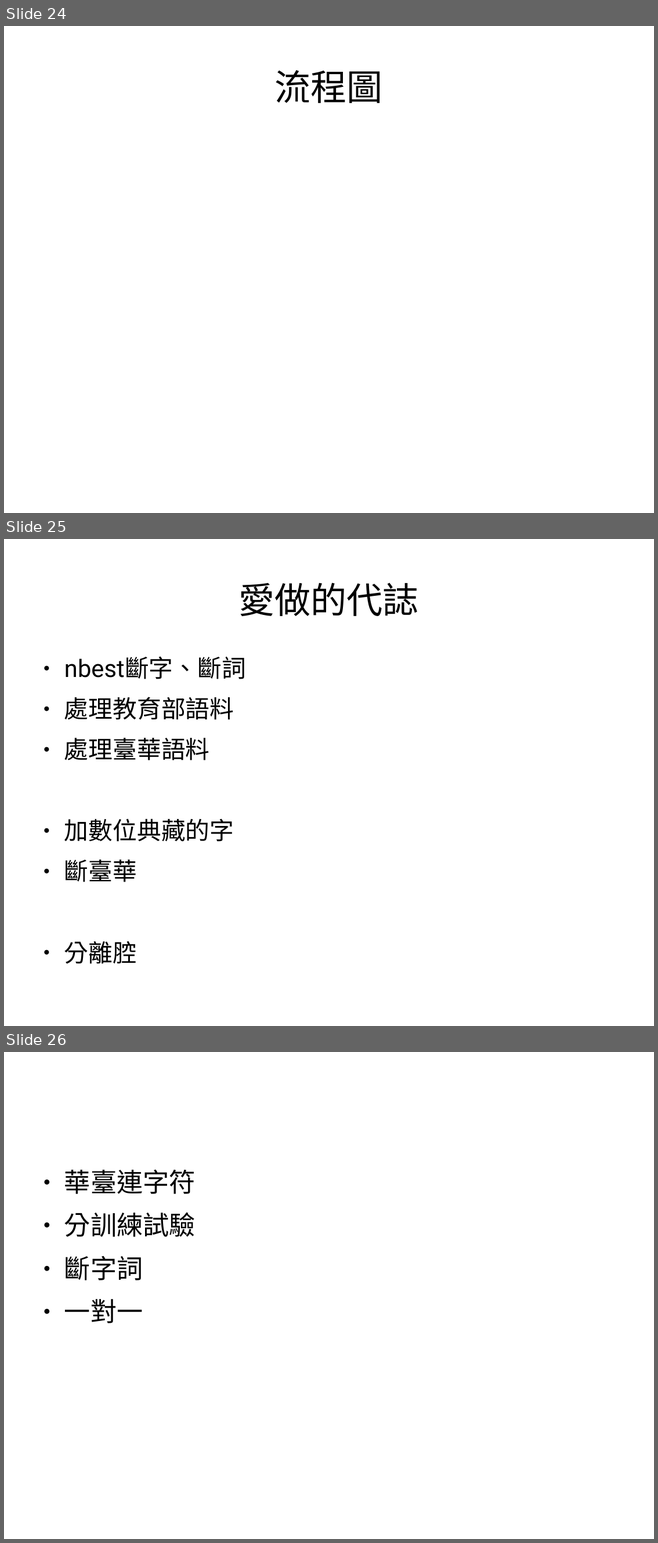
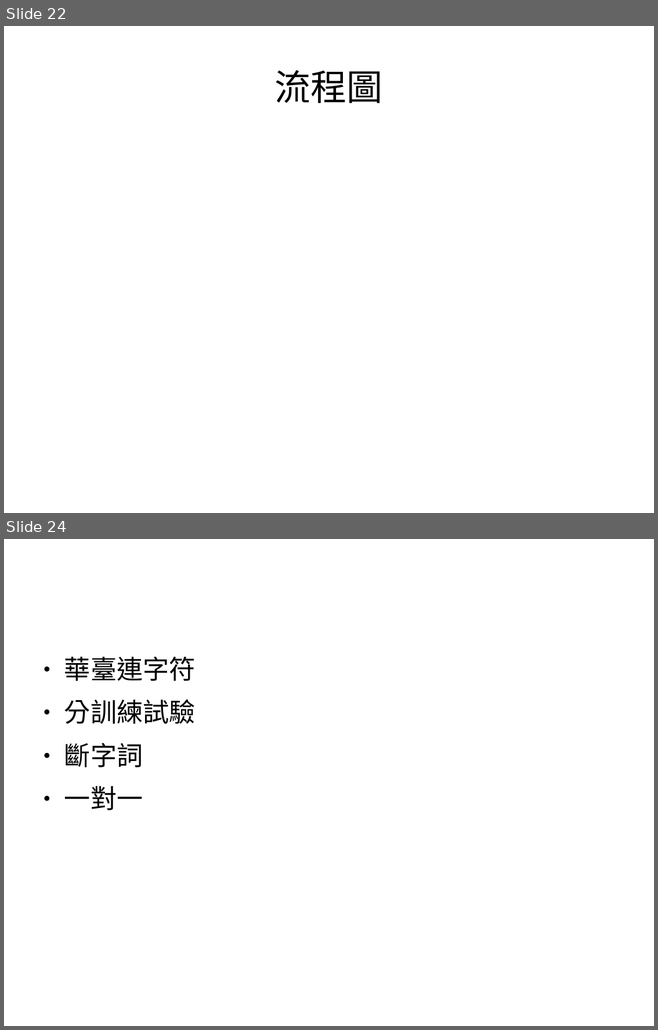
Before and after one commit to sih4sing5hong5/po3-ko3_tau5-iann2-phinn3, a slide deck: 翻譯報告.odp. Shown one above the other, each under a label of ours: slides 24, 25 and 26 before the commit, slides 22 and 24 after it; the slides between them are not shown. The pictures are 658x1543 and 658x1030 pixels, drawn with LibreOffice and Linux fonts; fonts in the diff are those of the drawing. Boxes give left, top, right and bottom in pixels: in the first picture for what was removed or moved away, otherwise in the second. Text is boxed around its words. In the diff, an @@ line names an element or a change of style, - is before the commit and + after.

```diff
--- a/翻譯報告.odp
+++ b/翻譯報告.odp
@@ slide 25 removed at (x1=4, y1=539, x2=654, y2=1026), background #FFFFFF @@
@@ title removed at (x1=239, y1=583, x2=419, y2=616) @@
-愛做的代誌
@@ text removed at (x1=64, y1=656, x2=246, y2=964) @@
-● nbest斷字、斷詞
-● 處理教育部語料
-● 處理臺華語料
-● 加數位典藏的字
-● 斷臺華
-● 分離腔
@@ what was slide 24 is now slide 22 @@
@@ what was slide 26 is now slide 24 @@
```
Also in this commit, not shown: 5 slides changed, 2 slides added, 3 other slides removed.
